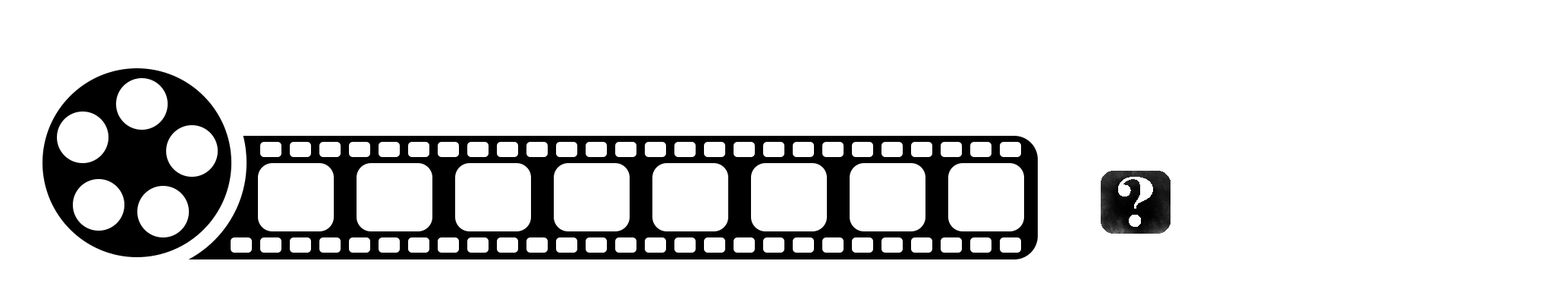
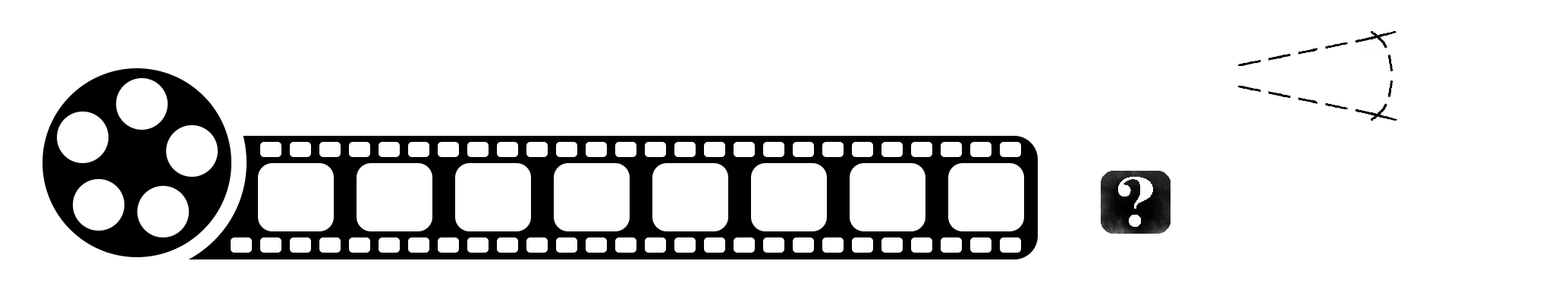
Two versions of the same layered image (1568×305). Layer-by-layer changes:
added layer "Layer 4" above "Layer 5" over [1238, 31, 1398, 121]
added layer "Layer 5" above "Layer 3" over [1238, 31, 1398, 121]
added layer "Layer 3" above "Layer 1" over [1267, 47, 1393, 91]
painted on "Layer 2" over [1256, 62, 1393, 110]
